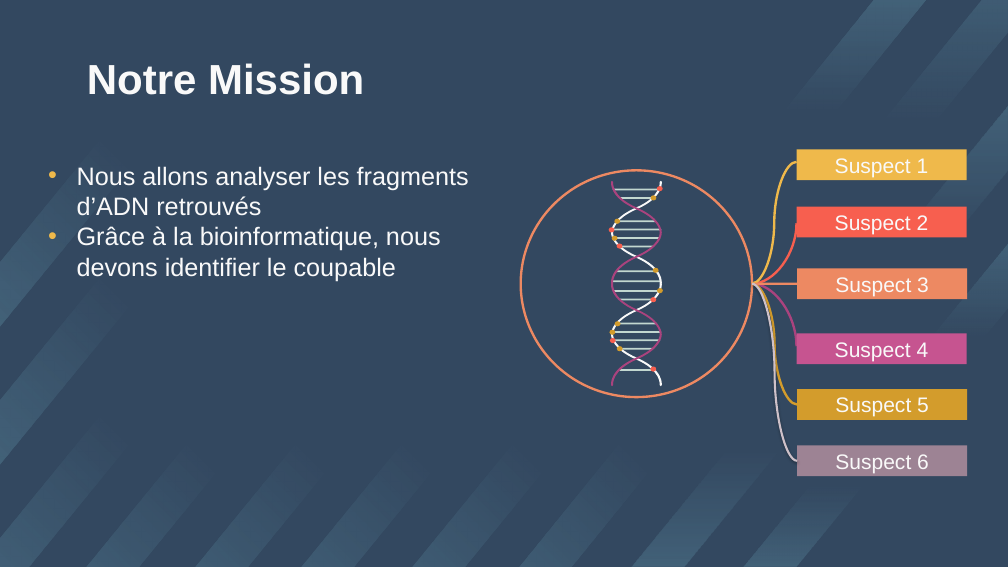
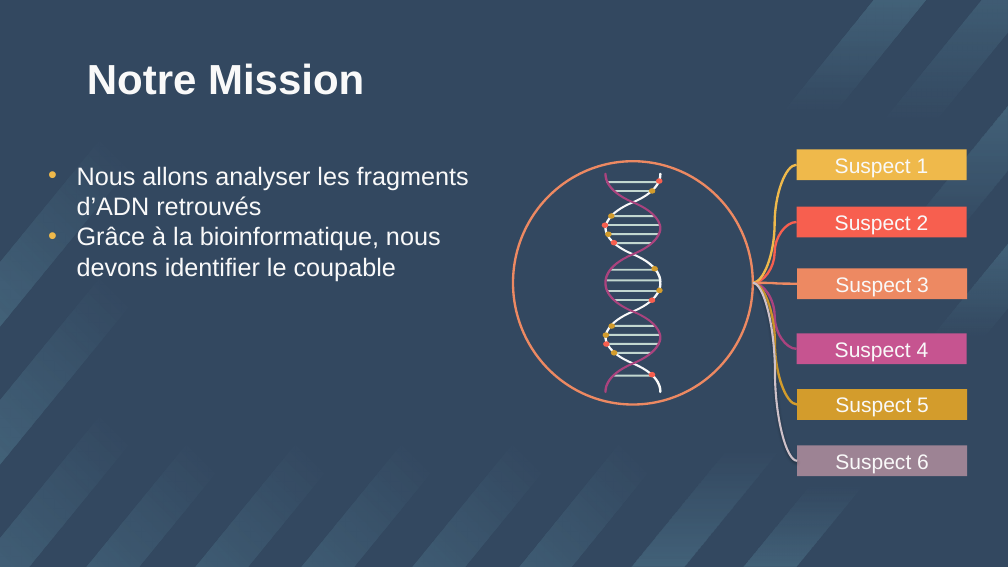
Before and after one commit to val9212/Atelier_bio-info, a slide deck: slide 10 of creation/Mystere_du_médicament_disparu.pptx. Drawn at 1008x567 pixels with LibreOffice and Linux fonts; fonts in the diff are those of the drawing. Boxes give left, top, right and bottom in pixels: in the first picture for what was removed or moved away, otherwise in the second. Text is boxed around its words. In the diff, an @@ line names an element or a change of style, - is before the commit and + after.

```diff
--- a/creation/Mystere_du_médicament_disparu.pptx
+++ b/creation/Mystere_du_médicament_disparu.pptx
@@ ellipse: place and size @@
-ellipse at <box>521,170,752,397</box>
+ellipse at <box>513,161,753,405</box>
@@ freeform shape: place and size @@
-freeform shape at <box>609,181,662,386</box>
+freeform shape at <box>602,172,662,392</box>
@@ freeform shape: place and size @@
-freeform shape at <box>611,181,664,386</box>
+freeform shape at <box>604,172,664,392</box>
@@ freeform shape: place and size @@
-freeform shape at <box>657,186,663,191</box>
+freeform shape at <box>656,178,663,184</box>
@@ curved line moved from (752, 284) - (797, 162) to (753, 283) - (797, 165) @@
@@ freeform shape: place and size @@
-freeform shape at <box>613,189,661,191</box>
+freeform shape at <box>606,181,660,184</box>
@@ freeform shape: place and size @@
-freeform shape at <box>619,197,655,199</box>
+freeform shape at <box>613,190,653,192</box>
@@ freeform shape: place and size @@
-freeform shape at <box>651,195,657,200</box>
+freeform shape at <box>649,188,656,194</box>
@@ 4 freeform shapes: place and size @@
-4 freeform shapes at <box>609,219,623,249</box>
+4 freeform shapes at <box>602,213,618,245</box>
@@ freeform shape: place and size @@
-freeform shape at <box>611,229,662,231</box>
+freeform shape at <box>605,224,662,226</box>
@@ freeform shape: place and size @@
-freeform shape at <box>613,237,661,239</box>
+freeform shape at <box>606,233,660,235</box>
@@ freeform shape: place and size @@
-freeform shape at <box>616,220,656,222</box>
+freeform shape at <box>609,215,656,217</box>
@@ curved line (753, 283) - (797, 222): route changed @@
@@ freeform shape: place and size @@
-freeform shape at <box>616,271,658,272</box>
+freeform shape at <box>609,269,657,271</box>
@@ freeform shape: place and size @@
-freeform shape at <box>619,246,655,247</box>
+freeform shape at <box>613,242,653,244</box>
@@ freeform shape at <box>652,266,659,271</box>: outline redrawn @@
@@ freeform shape: place and size @@
-freeform shape at <box>612,281,661,282</box>
+freeform shape at <box>606,280,661,282</box>
@@ freeform shape: place and size @@
-freeform shape at <box>613,290,661,292</box>
+freeform shape at <box>606,290,660,293</box>
@@ freeform shape: place and size @@
-freeform shape at <box>619,299,655,300</box>
+freeform shape at <box>613,299,653,302</box>
@@ freeform shape at <box>649,297,656,302</box>: outline redrawn @@
@@ curved line (753, 283) - (797, 461): route changed @@
@@ curved line (753, 283) - (797, 405): route changed @@
@@ curved line (753, 283) - (797, 284): route changed @@
@@ curved line (753, 283) - (797, 349): route changed @@
@@ freeform shape: place and size @@
-freeform shape at <box>616,323,658,324</box>
+freeform shape at <box>609,325,657,327</box>
@@ freeform shape: place and size @@
-freeform shape at <box>611,331,662,333</box>
+freeform shape at <box>605,334,662,337</box>
@@ freeform shape: place and size @@
-freeform shape at <box>613,340,661,341</box>
+freeform shape at <box>606,343,660,346</box>
@@ 4 freeform shapes: place and size @@
-4 freeform shapes at <box>609,321,623,352</box>
+4 freeform shapes at <box>603,324,618,355</box>
@@ freeform shape: place and size @@
-freeform shape at <box>619,348,655,349</box>
+freeform shape at <box>613,352,653,354</box>
@@ freeform shape: place and size @@
-freeform shape at <box>619,369,655,371</box>
+freeform shape at <box>613,375,653,377</box>
@@ freeform shape: place and size @@
-freeform shape at <box>650,367,656,372</box>
+freeform shape at <box>649,372,656,377</box>
```
Also in this commit, not shown: 4 other slides changed, 1 other file.
